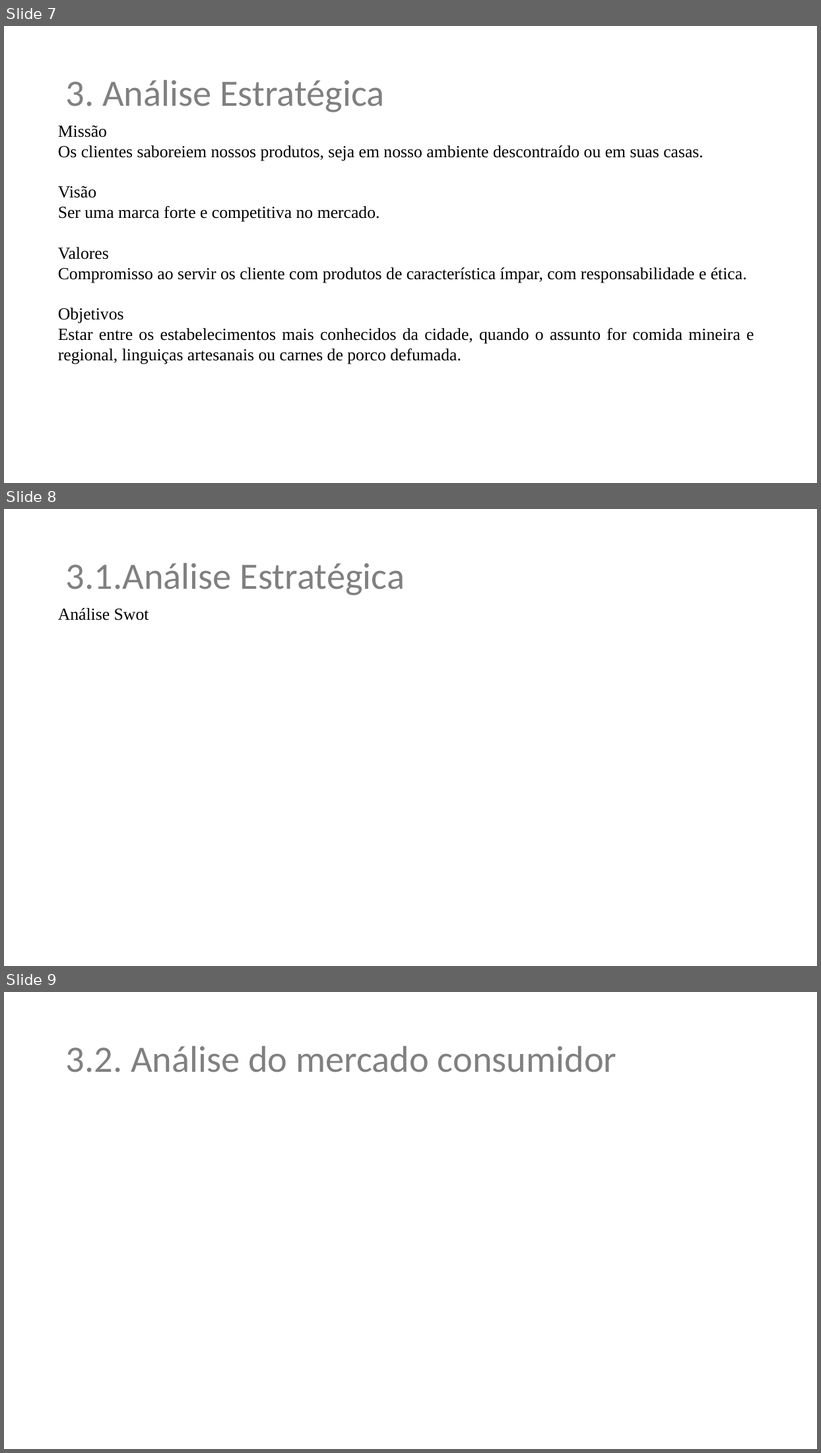
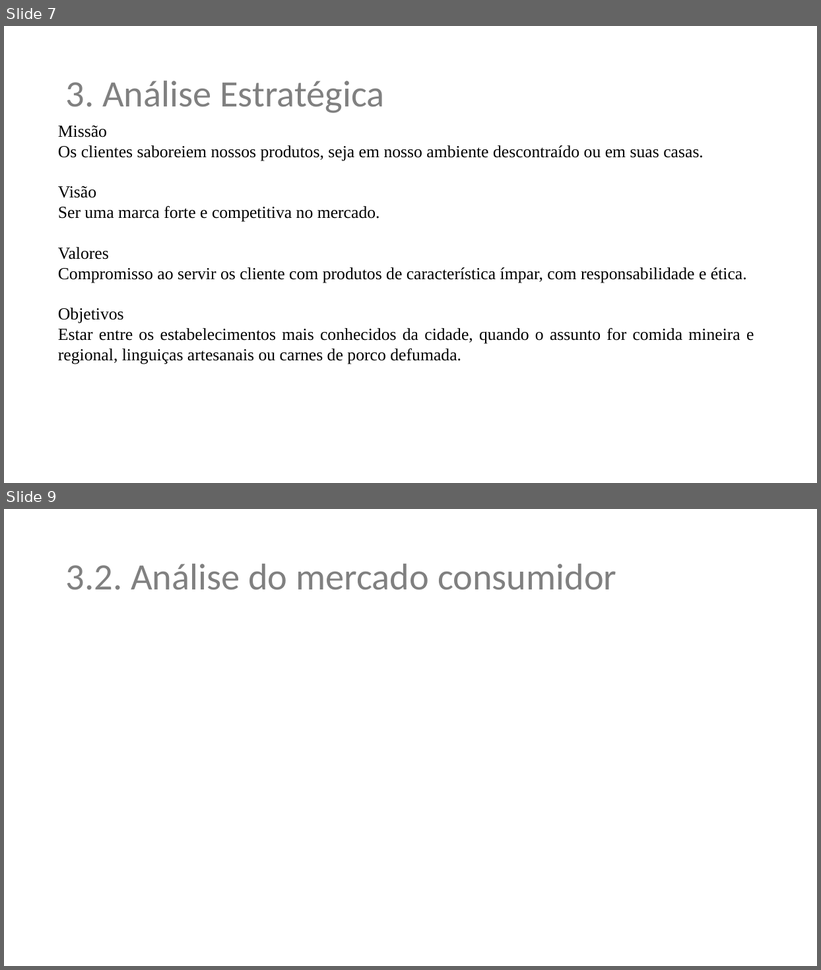
Before and after one commit to renatomarcio18081971/trabalhodeconclusao, a slide deck: plano-de-negocios-restaurante-tioto.pptx. Shown one above the other, each under a label of ours: slides 7, 8 and 9 before the commit, slides 7 and 9 after it; the slides between them are not shown. The pictures are 821x1453 and 821x970 pixels, drawn with LibreOffice and Linux fonts; fonts in the diff are those of the drawing; background and template pictures are left out. Boxes give left, top, right and bottom in pixels: in the first picture for what was removed or moved away, otherwise in the second. Text is boxed around its words. In the diff, an @@ line names an element or a change of style, - is before the commit and + after.

```diff
--- a/plano-de-negocios-restaurante-tioto.pptx
+++ b/plano-de-negocios-restaurante-tioto.pptx
@@ slide 8 removed at (4,509,817,966), background #FFFFFF @@
@@ text removed at (66,563,405,595) @@
-3.1.Análise Estratégica
@@ text removed at (58,608,149,621) @@
-Análise Swot
```
Also in this commit, not shown: 1 slide changed, 1 slide added.
